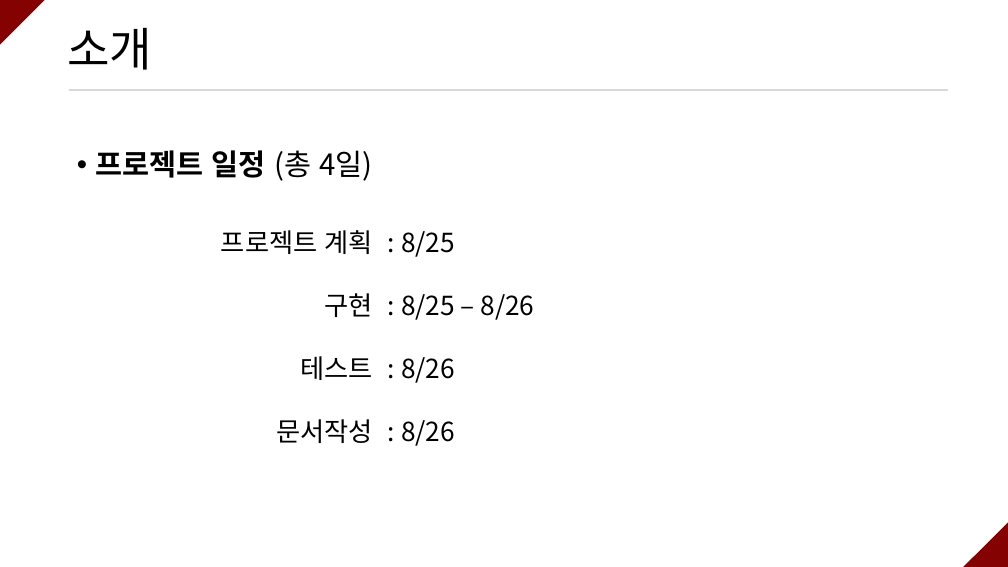
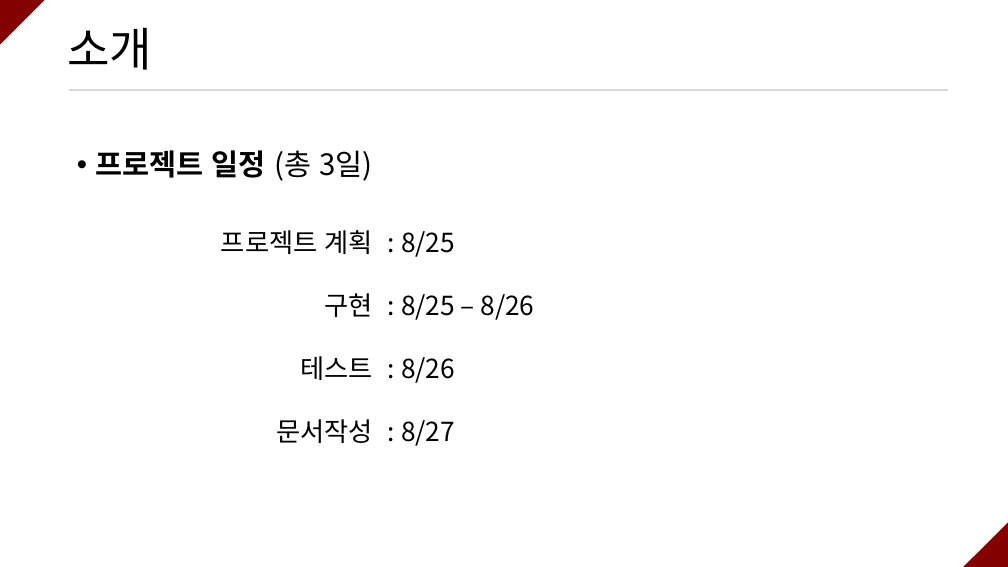
Before and after one commit to ramieeee/self_learning, a slide deck: slide 4 of semi_projects/쇼핑몰 옷 사이즈 확인 크롤링/쇼핑몰 옷 사이즈 확인 크롤링.pptx. Drawn at 1008x567 pixels with LibreOffice and Linux fonts; fonts in the diff are those of the drawing. Boxes give left, top, right and bottom in pixels: in the first picture for what was removed or moved away, otherwise in the second. Text is boxed around its words. In the diff, an @@ line names an element or a change of style, - is before the commit and + after.

```diff
--- a/semi_projects/쇼핑몰 옷 사이즈 확인 크롤링/쇼핑몰 옷 사이즈 확인 크롤링.pptx
+++ b/semi_projects/쇼핑몰 옷 사이즈 확인 크롤링/쇼핑몰 옷 사이즈 확인 크롤링.pptx
@@ text at (x1=96, y1=150, x2=372, y2=181): text changed @@
-• 프로젝트 일정 (총 4일)
+• 프로젝트 일정 (총 3일)
@@ text at (x1=401, y1=420, x2=455, y2=446): text changed @@
-: 8/26
+: 8/27
```
Also in this commit, not shown: 3 other slides changed, 9 slides added, 5 other files.
